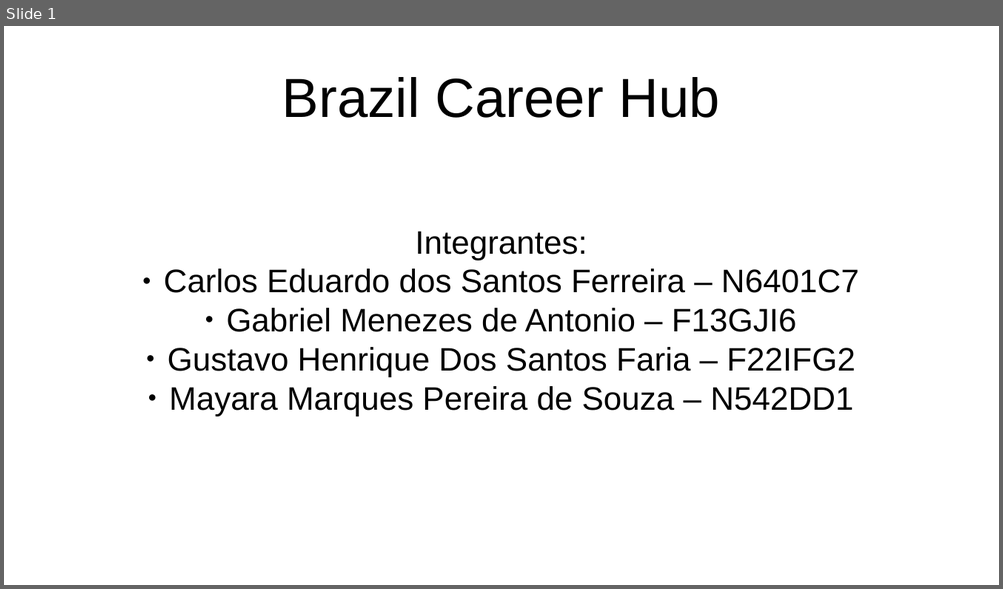
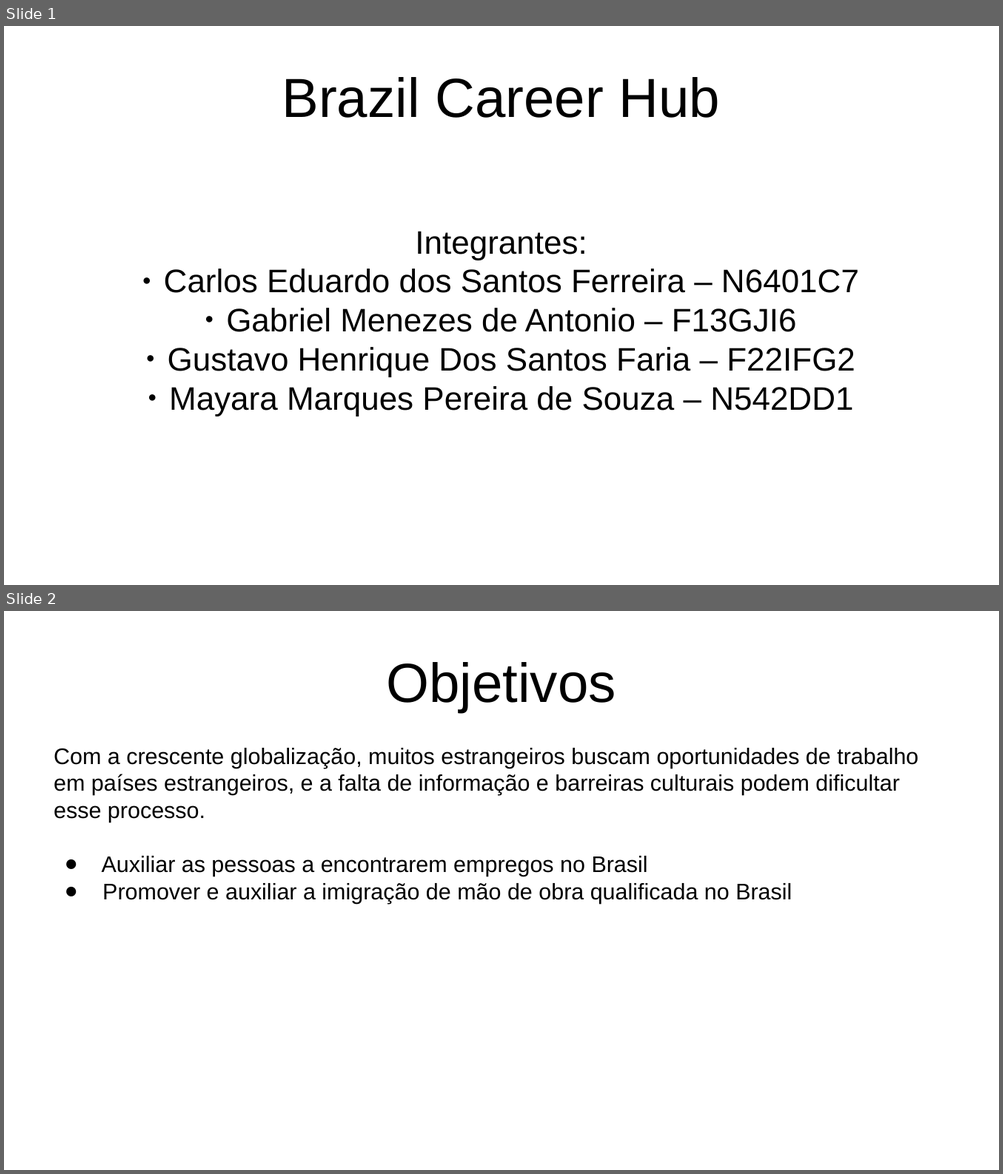
Before and after one commit to TR0NZ0D/Brazil-Career-Hub, a slide deck: Files/TCC - Final/Apresentacao_Final.pptx. Shown one above the other, each under a label of ours: slide 1 before the commit, slides 1 and 2 after it. The pictures are 1003x589 and 1003x1174 pixels, drawn with LibreOffice and Linux fonts; fonts in the diff are those of the drawing. Boxes give left, top, right and bottom in pixels: in the first picture for what was removed or moved away, otherwise in the second. Text is boxed around its words. In the diff, an @@ line names an element or a change of style, - is before the commit and + after.

```diff
--- a/Files/TCC - Final/Apresentacao_Final.pptx
+++ b/Files/TCC - Final/Apresentacao_Final.pptx
@@ slide 2 added at [4, 611, 999, 1170], background #FFFFFF @@
@@ title added at [386, 662, 615, 712], 44 pt, text #000000 @@
+Objetivos
@@ text added at [54, 748, 918, 904], 18 pt, text #000000 @@
+Com a crescente globalização, muitos estrangeiros buscam oportunidades de trabalho em países estrangeiros, e a falta de informação e barreiras culturais podem dificultar esse processo.
+● Auxiliar as pessoas a encontrarem empregos no Brasil
+● Promover e auxiliar a imigração de mão de obra qualificada no Brasil
```
Also in this commit, not shown: 2 slides changed, 6 other slides added, 4 slides removed.
